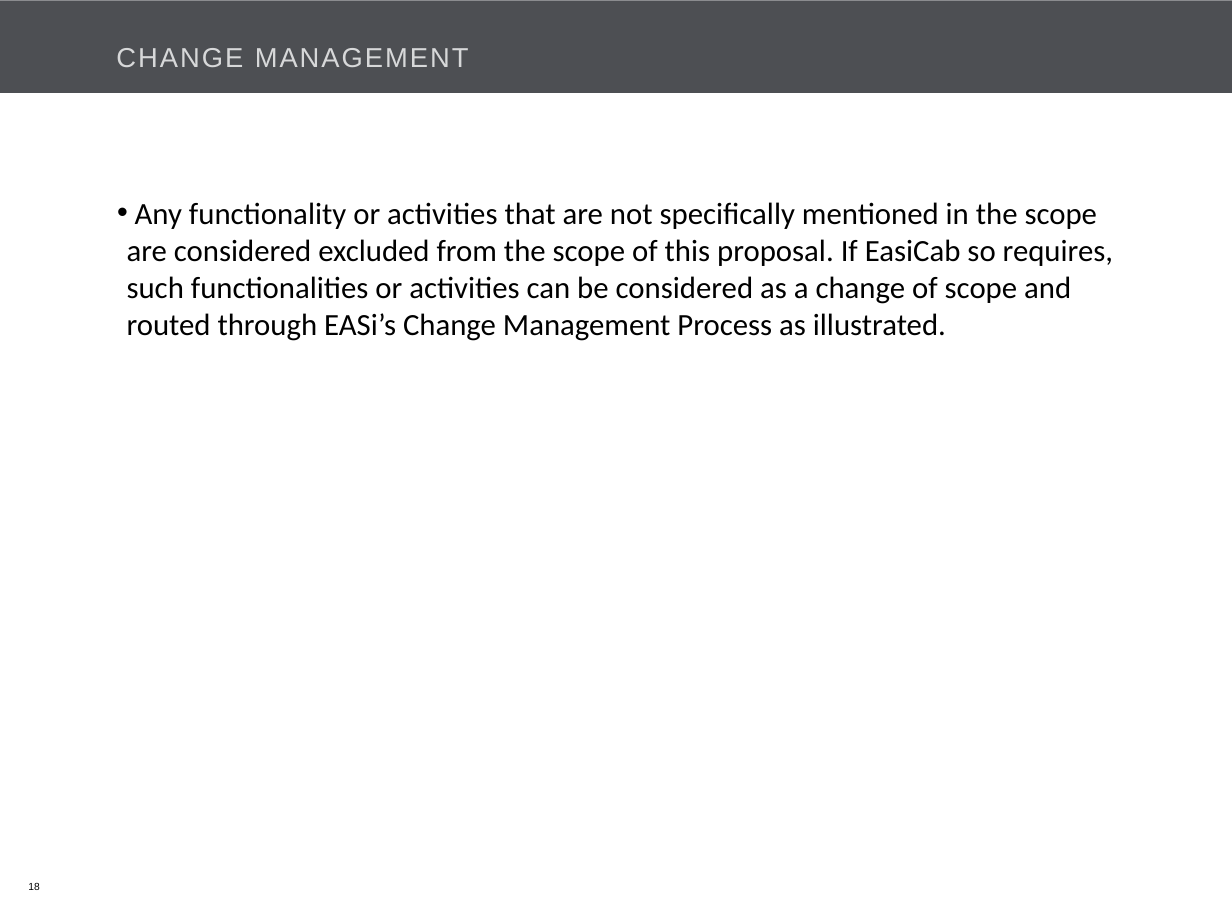
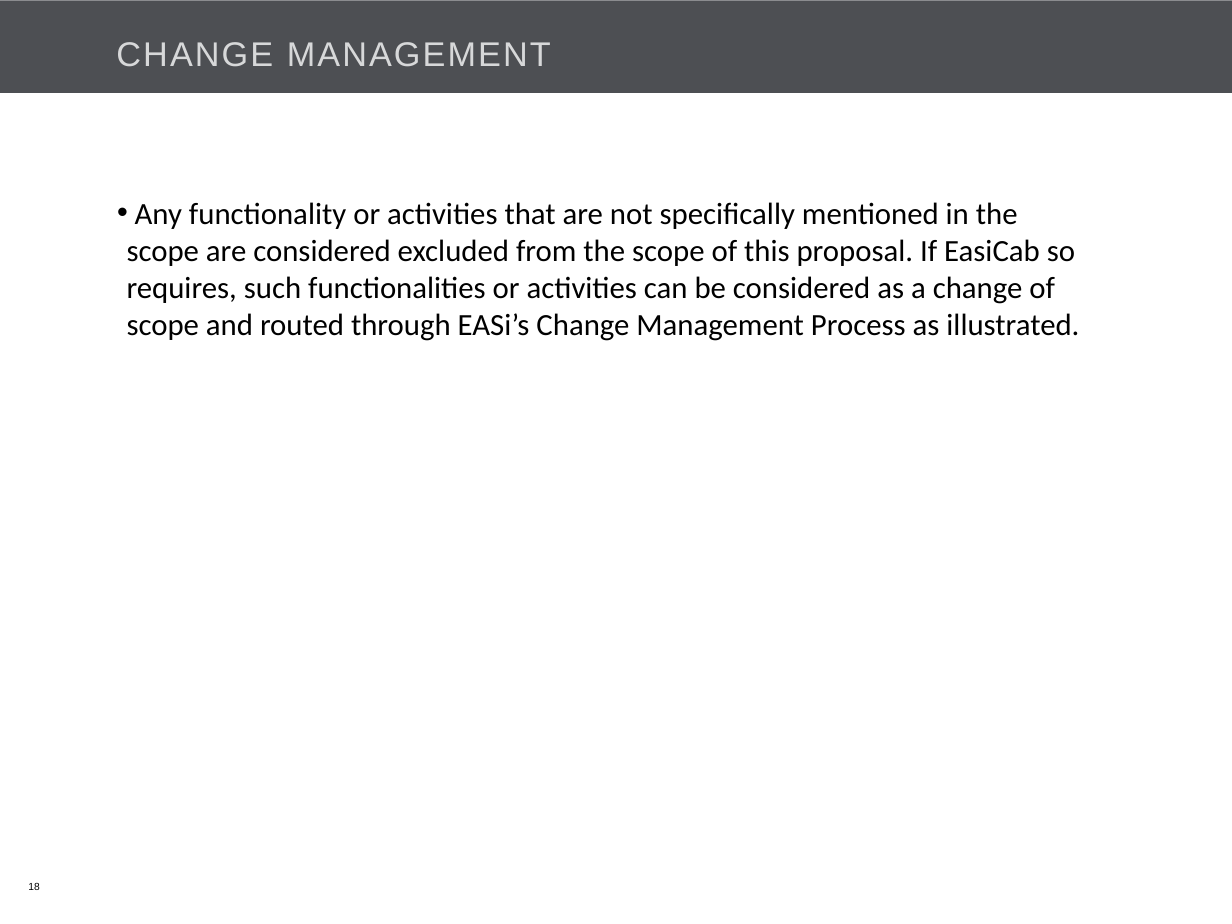
Before and after one commit to Bajarangi/demo, a slide deck: slide 18 of trunk/EasiCab/Documents/EASiCab_POC_kick off.pptx. Drawn at 1232x924 pixels with LibreOffice and Linux fonts; fonts in the diff are those of the drawing; background and template pictures are left out. Boxes give left, top, right and bottom in pixels: in the first picture for what was removed or moved away, otherwise in the second. Text is boxed around its words. In the diff, an @@ line names an element or a change of style, - is before the commit and + after.

```diff
--- a/trunk/EasiCab/Documents/EASiCab_POC_kick off.pptx
+++ b/trunk/EasiCab/Documents/EASiCab_POC_kick off.pptx
@@ title "CHANGE MANAGEMENT" at <box>116,42,551,67</box>: size 16 to 20 pt @@
@@ text "Any functionality or activities that ..." rewrapped from <box>127,202,1113,341</box> to <box>127,202,1079,341</box> @@
```
Also in this commit, not shown: 19 other slides changed, 1 slide added.
